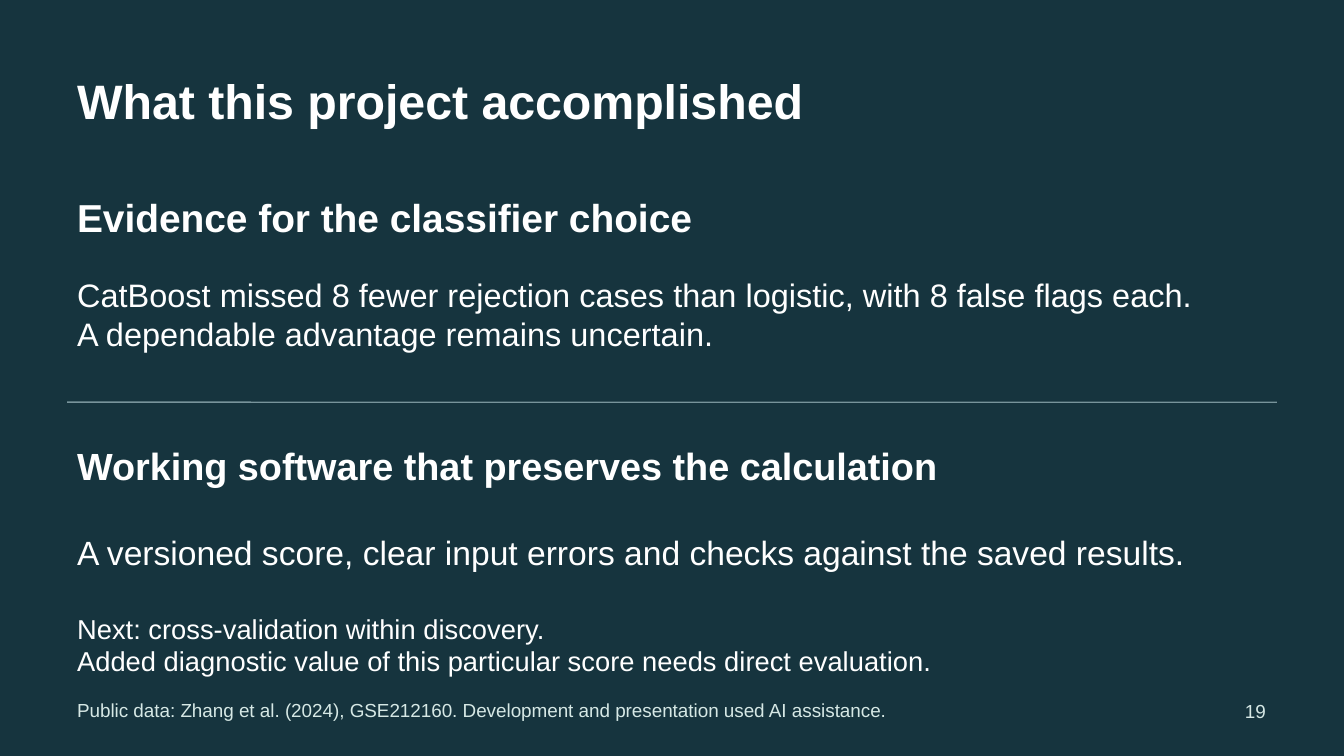
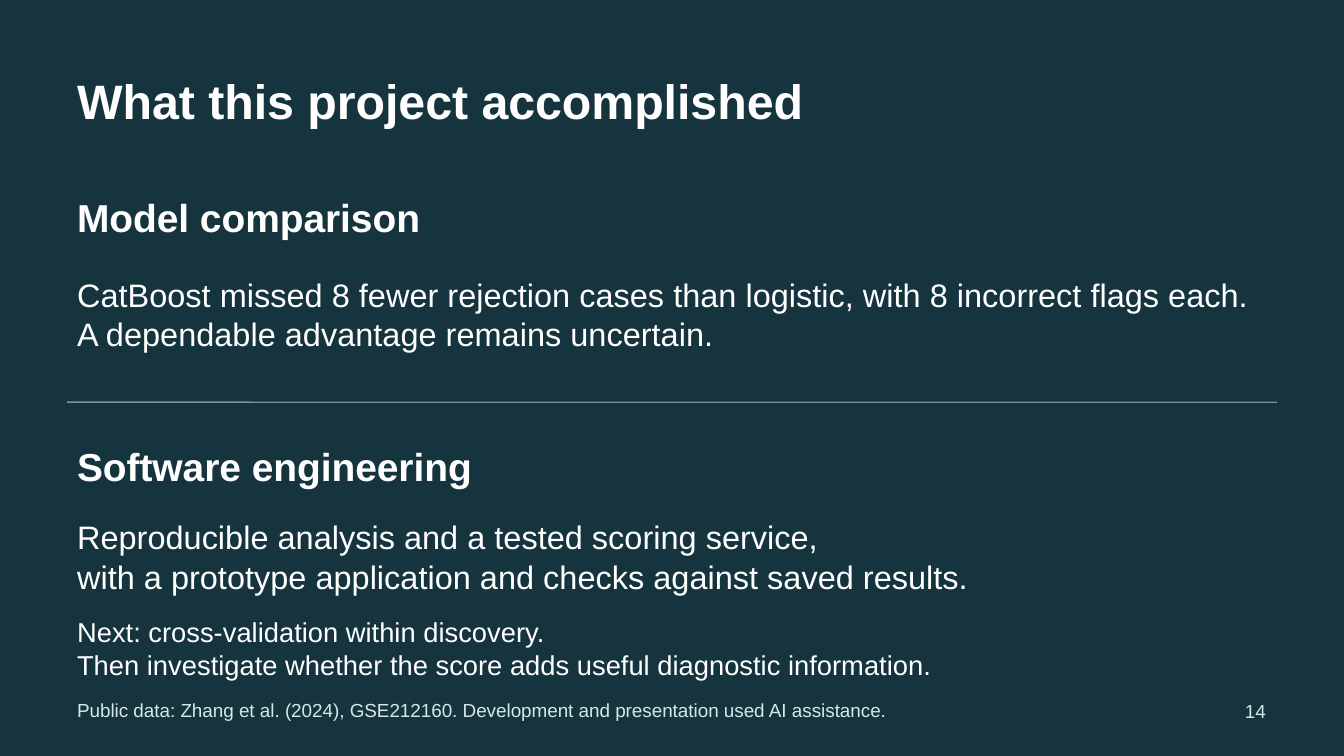
Before and after one commit to ca34525/Kidney-Biopsy-Rejection-Classifier, a slide deck: slide 14 of presentation/unos_kidney_biopsy.pptx (slide 19 before the commit). Drawn at 1344x756 pixels with LibreOffice and Linux fonts; fonts in the diff are those of the drawing. Boxes give left, top, right and bottom in pixels: in the first picture for what was removed or moved away, otherwise in the second. Text is boxed around its words. In the diff, an @@ line names an element or a change of style, - is before the commit and + after.

Commit message:
Refine presentation and add engineering browser demonstration

```diff
--- a/presentation/unos_kidney_biopsy.pptx
+++ b/presentation/unos_kidney_biopsy.pptx
@@ text at [77,203,420,240]: text changed @@
-Evidence for the classifier choice
+Model comparison
@@ text at [77,283,1247,314]: text changed @@
-CatBoost missed 8 fewer rejection cases than logistic, with 8 false flags each.
+CatBoost missed 8 fewer rejection cases than logistic, with 8 incorrect flags each.
@@ text at [77,452,472,488]: text changed; size 27 to 27.8 pt @@
-Working software that preserves the calculation
+Software engineering
@@ text at [77,525,968,595]: text changed; size 24 to 23.2 pt @@
-A versioned score, clear input errors and checks against the saved results.
+Reproducible analysis and a tested scoring service,
+with a prototype application and checks against saved results.
@@ text at [77,655,931,680]: text changed @@
-Added diagnostic value of this particular score needs direct evaluation.
+Then investigate whether the score adds useful diagnostic information.
@@ text at [1245,705,1266,718]: text changed @@
-19
+14
```
Also in this commit, not shown: 3 other slides changed, 2 slides added, 7 slides removed, 44 other files.
